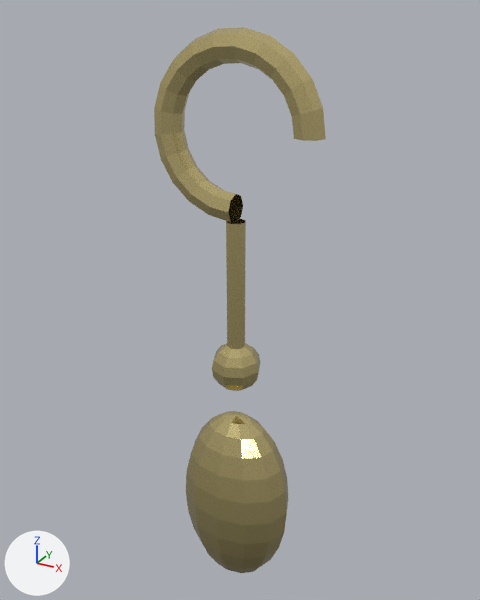
The glTF model packages/web/public/models/earring-dangling.glb, before and after one commit.
Camera for both pictures: a 50 mm lens placed at (0.247, -0.442, 0.104), pointed at (-0.004, 0.015, -0.124). Every picture has the same lights, and +X, +Y and +Z are marked at lower left. The picture after the commit comes second. Vertices at exactly the same position are counted once.

The first picture shows 'earring-dangling'.
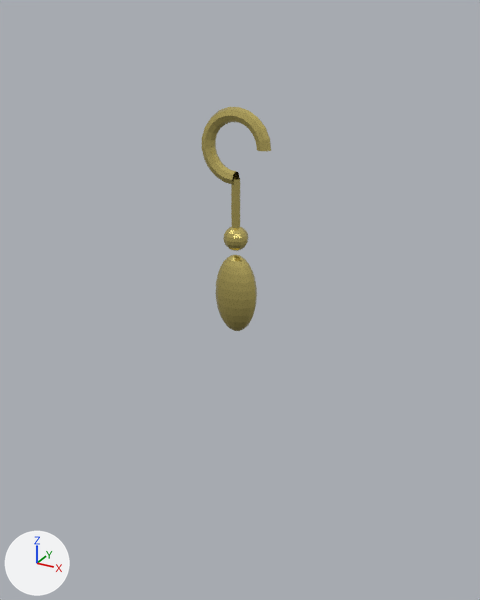
Edits to the scene script, one JSON object a line:
```json
{"block": "me_mesh", "where": "# used by ob_earring_dangling; location = (0.0, 0.0, 0.0)"}
{"op": "remove", "block": "me_mesh", "code": "me_mesh.from_pydata(...)  # 401 vertices, 668 faces; spans x -0.072..0.072, y -0.038..0.038, z -0.41..0.092"}
{"op": "add", "block": "me_mesh", "code": "me_mesh.from_pydata(...)  # 493 vertices, 840 faces; spans x -0.029..0.03, y -0.013..0.013, z -0.146..0.037"}
{"block": "me_mesh", "change": "me_mesh part 1: the loose piece of 153 vertices spanning x -0.072..0.072, y -0.012..0.012, z -0.052..0.092 is scaled about the mesh origin by (0.403, 0.467, 0.403)"}
{"block": "me_mesh", "change": "me_mesh part 2: the loose piece of 18 vertices spanning x -0.008..0.008, y -0.008..0.008, z -0.17..-0.05 is scaled about the mesh origin by (0.45, 0.45, 0.333)"}
{"block": "me_mesh", "change": "me_mesh part 3: a new loose piece of 211 vertices spanning x -0.018..0.018, y -0.013..0.013, z -0.146..-0.078, in mat_gold (yellow #ebd881)"}
{"block": "me_mesh", "change": "me_mesh part 4: a new loose piece of 111 vertices spanning x -0.01..0.01, y -0.01..0.01, z -0.074..-0.054, in mat_gold (yellow #ebd881)"}
{"block": "me_mesh", "change": "me_mesh part 5: the loose piece of 157 vertices spanning x -0.052..0.052, y -0.038..0.038, z -0.41..-0.23 is deleted"}
{"block": "me_mesh", "change": "me_mesh part 6: the loose piece of 73 vertices spanning x -0.022..0.022, y -0.022..0.022, z -0.202..-0.158 is deleted"}
```

Boxes (x1, y1, x2, y2) around the edits, measured in the pictures (480 x 600 px; the box of a moved part takes in the faces that stretch with it):
```json
{"object": "earring-dangling", "change": "reshaped", "before": [154, 27, 326, 573], "after": [202, 107, 271, 331], "on screen": "60% narrower, 59% shorter"}
{"part": 1, "of": "me_mesh", "change": "moved or reshaped", "before": [154, 27, 326, 224], "after": [202, 107, 271, 185]}
{"part": 2, "of": "me_mesh", "change": "moved or reshaped", "before": [226, 219, 246, 349], "after": [231, 178, 240, 228]}
{"part": 3, "of": "me_mesh", "change": "added", "after": [216, 255, 257, 331], "on screen": "yellow"}
{"part": 4, "of": "me_mesh", "change": "added", "after": [223, 227, 248, 251], "on screen": "yellow"}
{"part": 5, "of": "me_mesh", "change": "deleted", "before": [186, 411, 288, 573], "on screen": "beige"}
{"part": 6, "of": "me_mesh", "change": "deleted", "before": [212, 343, 260, 391], "on screen": "beige"}
```
